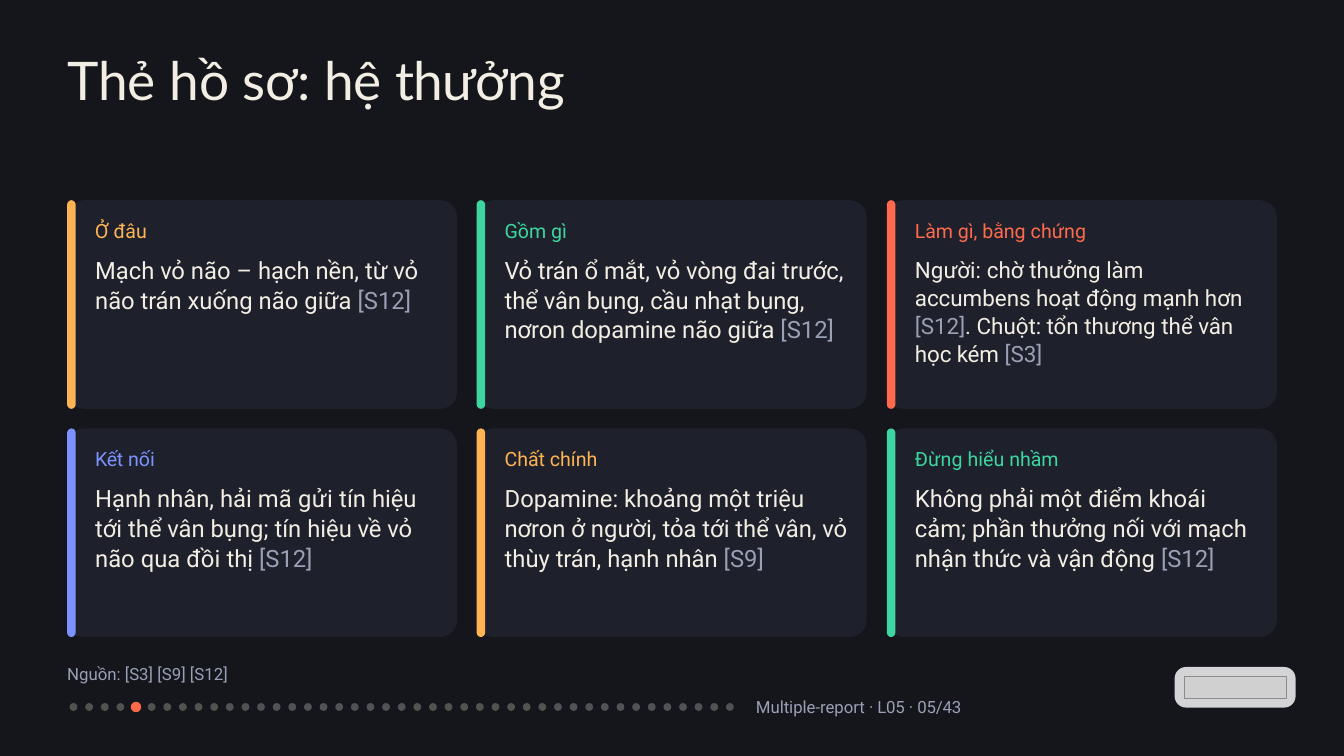
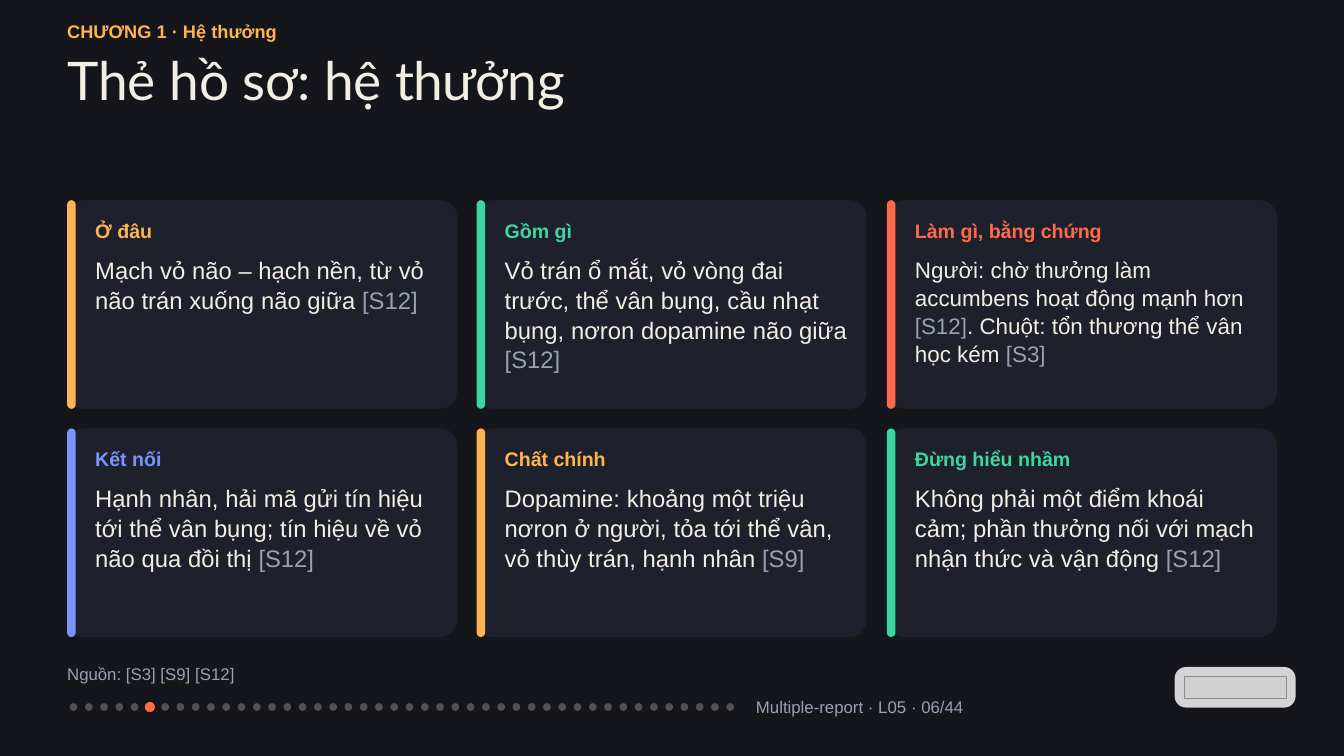
Before and after one commit to vohoailinh90/Multiple-report, a slide deck: slide 6 of lessons/L05/L05.pptx (slide 5 before the commit). Drawn at 1344x756 pixels with LibreOffice and Linux fonts; fonts in the diff are those of the drawing; grey boxes stand for pictures. Boxes give left, top, right and bottom in pixels: in the first picture for what was removed or moved away, otherwise in the second. Text is boxed around its words. In the diff, an @@ line names an element or a change of style, - is before the commit and + after.

```diff
--- a/lessons/L05/L05.pptx
+++ b/lessons/L05/L05.pptx
@@ text added at box(67, 24, 276, 42), 19.5 pt, text #FFB454, bold @@
+CHƯƠNG 1 · Hệ thưởng
@@ text "Ở đâu" at box(95, 222, 152, 238): font Roboto to Arial, bold on; letter spacing 0 to 0.1 pt in "Ở"; letter spacing 0.1 to 0 pt in "đâu" @@
@@ text "Gồm gì" at box(505, 223, 572, 242): font Roboto to Arial, bold on; letter spacing -0.1 to 0 pt in "Gồm" @@
@@ text "Làm gì, bằng chứng" at box(915, 222, 1102, 242): font Roboto to Arial, bold on; letter spacing -0.1 to 0 pt in "Làm bằng"; letter spacing 0.1 to -0.1 pt in "chứng" @@
@@ text "Mạch vỏ não – hạch ..." at box(95, 260, 424, 314): font Roboto to Arial; letter spacing -0.2 to 0 pt in "vỏ vỏ trán"; letter spacing -0.1 to 0 pt in "nền, [S12]"; letter spacing 0.1 to 0 pt in "giữa" @@
@@ text "Vỏ trán ổ mắt, vỏ ..." at box(505, 260, 847, 373): size 25.4 to 25.5 pt, font Roboto to Arial; letter spacing -0.6 to 0 pt in "Vỏ"; letter spacing -0.2 to 0 pt in "trán vỏ"; letter spacing -0.1 to 0 pt in "mắt, vòng vân nhạt nơron dopamine"; letter spacing 0.1 to 0 pt in "đai trước, giữa"; line spacing 31.8pt to 31.9pt @@
@@ text "Người: chờ thưởng làm accumbens ..." at box(915, 261, 1244, 367): font Roboto to Arial; letter spacing 0.1 to 0 pt in "Người: động thương"; letter spacing -0.1 to 0 pt in "hoạt tổn vân học"; letter spacing -0.3 to 0 pt in "kém" @@
@@ text "Kết nối" at box(95, 451, 161, 466): font Roboto to Arial, bold on; letter spacing -0.3 to 0 pt in "Kết" @@
@@ text "Chất chính" at box(505, 451, 606, 466): font Roboto to Arial, bold on; letter spacing -0.1 to 0 pt in "Chất"; letter spacing 0 to -0.1 pt in "chính" @@
@@ text "Đừng hiểu nhầm" at box(915, 451, 1070, 470): font Roboto to Arial, bold on; letter spacing 0.2 to 0 pt in "Đừng" @@
@@ text "Hạnh nhân, hải mã gửi ..." at box(95, 489, 423, 572): font Roboto to Arial; letter spacing -0.1 to 0 pt in "nhân, tới [S12]"; letter spacing 0.4 to 0 pt in "gửi"; letter spacing -0.2 to 0 pt in "vân về vỏ"; letter spacing 0.1 to 0 pt in "đồi" @@
@@ text "Dopamine: khoảng một triệu nơron ..." at box(505, 489, 832, 572): font Roboto to Arial; letter spacing -0.1 to 0 pt in "một tỏa tới vân, nhân"; letter spacing 0.1 to 0 pt in "triệu người,"; letter spacing -0.2 to 0 pt in "nơron vỏ trán,"; letter spacing 0 to -0.1 pt in "[S9]" @@
@@ text "Không phải một điểm khoái ..." at box(915, 488, 1254, 572): font Roboto to Arial; letter spacing -0.1 to 0 pt in "một phần với [S12]"; letter spacing 0.2 to 0 pt in "điểm"; letter spacing 0.1 to 0 pt in "thức động"; letter spacing -0.2 to 0 pt in "và vận" @@
@@ text "Nguồn: [S3] [S9] [S12]" at box(67, 667, 234, 684): font Roboto to Arial @@
@@ ellipse: place and size @@
-ellipse at box(148, 703, 156, 711)
+ellipse at box(131, 703, 138, 710)
@@ ellipse: place and size @@
-ellipse at box(131, 702, 142, 712)
+ellipse at box(144, 702, 155, 712)
@@ 12 ellipses: place and size @@
-12 ellipses at box(210, 703, 390, 711)
+12 ellipses at box(207, 703, 382, 710)
@@ ellipse added at box(390, 703, 398, 710), fill #F3EEE3 at 28% opacity @@
@@ ellipse: place and size @@
-ellipse at box(398, 703, 406, 711)
+ellipse at box(406, 703, 413, 710)
@@ ellipse: place and size @@
-ellipse at box(413, 703, 421, 711)
+ellipse at box(421, 703, 428, 710)
@@ 11 ellipses: place and size @@
-11 ellipses at box(429, 703, 593, 711)
+11 ellipses at box(436, 703, 596, 710)
@@ text at box(756, 701, 963, 717): text changed; font Roboto to Arial @@
-Multiple-report · L05 · 05/43
+Multiple-report · L05 · 06/44
```
Also in this commit, not shown: 42 other slides changed, 1 slide added, 1 other file.
